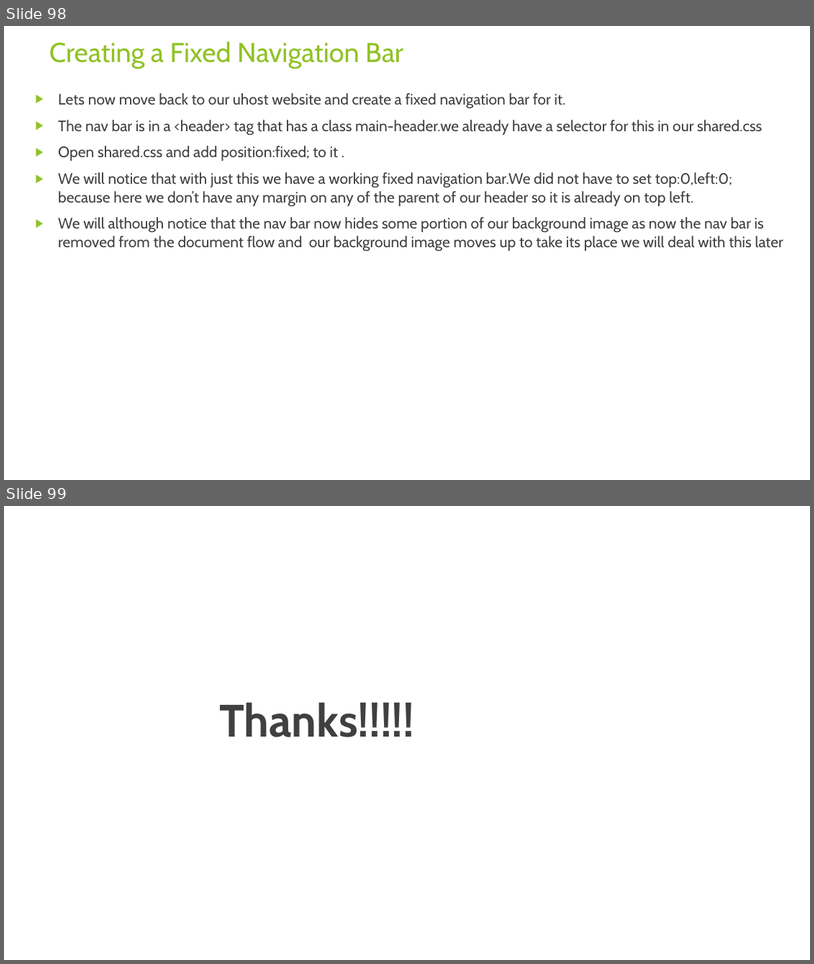
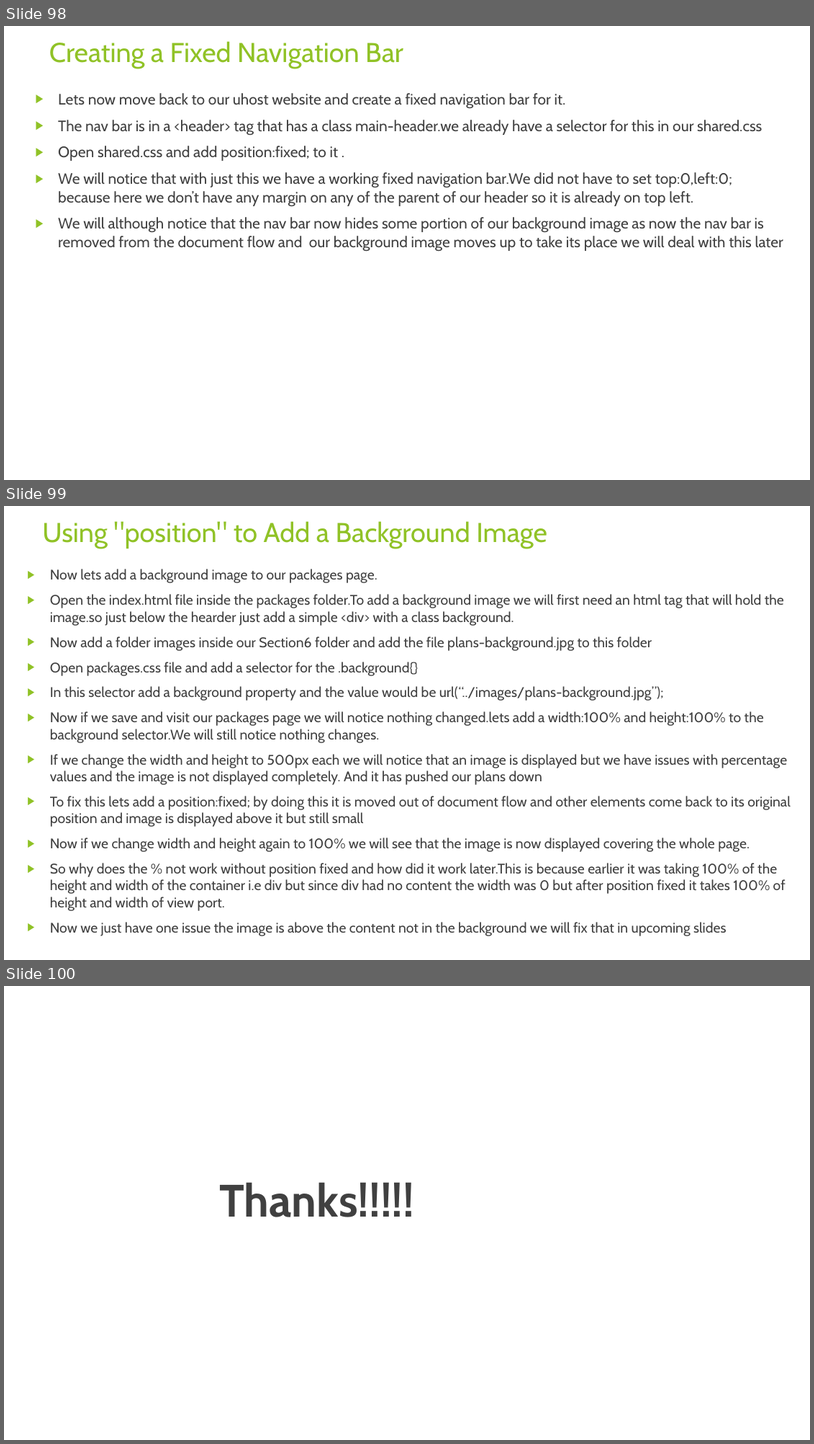
Before and after one commit to rudhrainfogain/CSS, a slide deck: PPT/Css-v6.pptx. Shown one above the other, each under a label of ours: slides 98 and 99 before the commit, slides 98, 99 and 100 after it. The pictures are 814x964 and 814x1444 pixels, drawn with LibreOffice and Linux fonts; fonts in the diff are those of the drawing. Boxes give left, top, right and bottom in pixels: in the first picture for what was removed or moved away, otherwise in the second. Text is boxed around its words. In the diff, an @@ line names an element or a change of style, - is before the commit and + after.

Commit message:
AddBackgroundImage

```diff
--- a/PPT/Css-v6.pptx
+++ b/PPT/Css-v6.pptx
@@ slide 99 added at [4,506,810,960], background #FFFFFF @@
@@ title added at [42,521,548,548], 32.4 pt, text #90C226 @@
+Using "position" to Add a Background Image
@@ text added at [50,569,791,936], 16.6 pt, text #404040 @@
+▶ Now lets add a background image to our packages page.
+▶ Open the index.html file inside the packages folder.To add a background image we will first need an html tag that will hold the image.so just below the hearder just add a simple <div> with a class background.
+▶ Now add a folder images inside our Section6 folder and add the file plans-background.jpg to this folder
+▶ Open packages.css file and add a selector for the .background{}
+▶ In this selector add a background property and the value would be url(“../images/plans-background.jpg”);
+▶ Now if we save and visit our packages page we will notice nothing changed.lets add a width:100% and height:100% to the background selector.We will still notice nothing changes.
+▶ If we change the width and height to 500px each we will notice that an image is displayed but we have issues with percentage values and the image is not displayed completely. And it has pushed our plans down
+▶ To fix this lets add a position:fixed; by doing this it is moved out of document flow and other elements come back to its original position and image is displayed above it but still small
+▶ Now if we change width and height again to 100% we will see that the image is now displayed covering the whole page.
+▶ So why does the % not work without position fixed and how did it work later.This is because earlier it was taking 100% of the height and width of the container i.e div but since div had no content the width was 0 but after position fixed it takes 100% of height and width of view port.
+▶ Now we just have one issue the image is above the content not in the background we will fix that in upcoming slides
@@ what was slide 99 is now slide 100 @@
```
Also in this commit, not shown: 4 other files.
